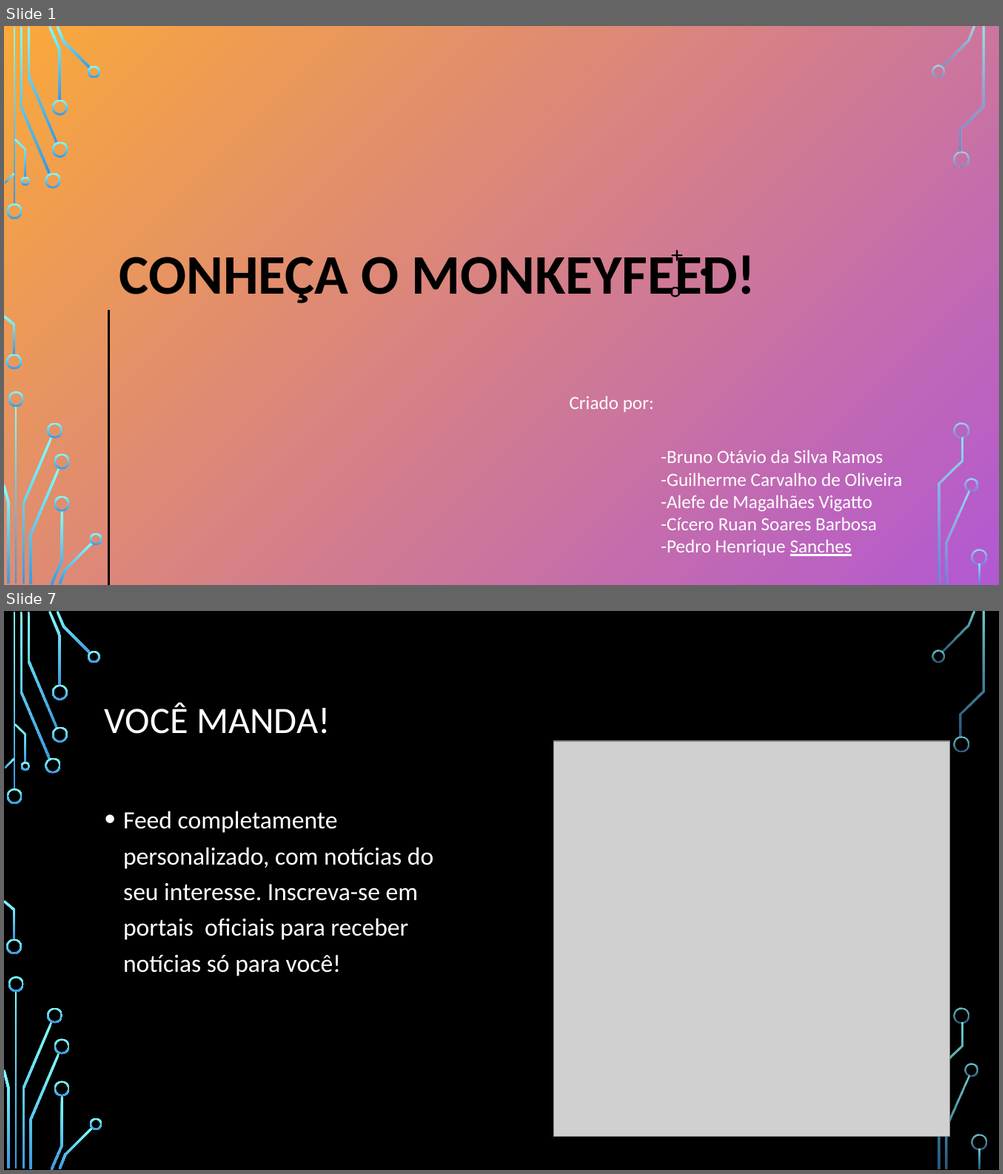
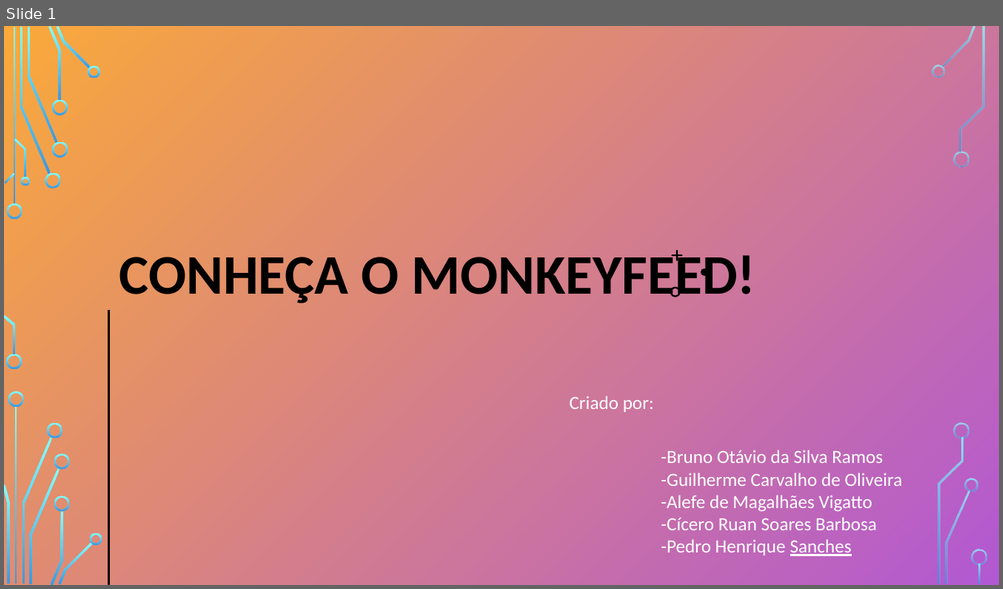
Before and after one commit to Cisenai/MonkeyFeed, a slide deck: docs/monkeyfeed3.pptm. Shown one above the other, each under a label of ours: slides 1 and 7 before the commit, slide 1 after it; the slides between them are not shown. The pictures are 1003x1174 and 1003x589 pixels, drawn with LibreOffice and Linux fonts; fonts in the diff are those of the drawing; grey boxes stand for pictures; background and template pictures are left out. Boxes give left, top, right and bottom in pixels: in the first picture for what was removed or moved away, otherwise in the second. Text is boxed around its words. In the diff, an @@ line names an element or a change of style, - is before the commit and + after.

```diff
--- a/docs/monkeyfeed3.pptm
+++ b/docs/monkeyfeed3.pptm
@@ slide 7 removed at (4, 611, 999, 1170), background picture (left out); not listed: 36 template elements that a slide beside it also shows @@
@@ title removed at (105, 703, 330, 734) @@
-VOCÊ MANDA!
@@ picture removed at (554, 741, 949, 1137) @@
@@ text removed at (123, 811, 433, 977) @@
-• Feed completamente personalizado, com notícias do seu interesse. Inscreva-se em portais oficiais para receber notícias só para você!
```
Also in this commit, not shown: 3 slides changed, 6 slides added, 2 other slides removed.
